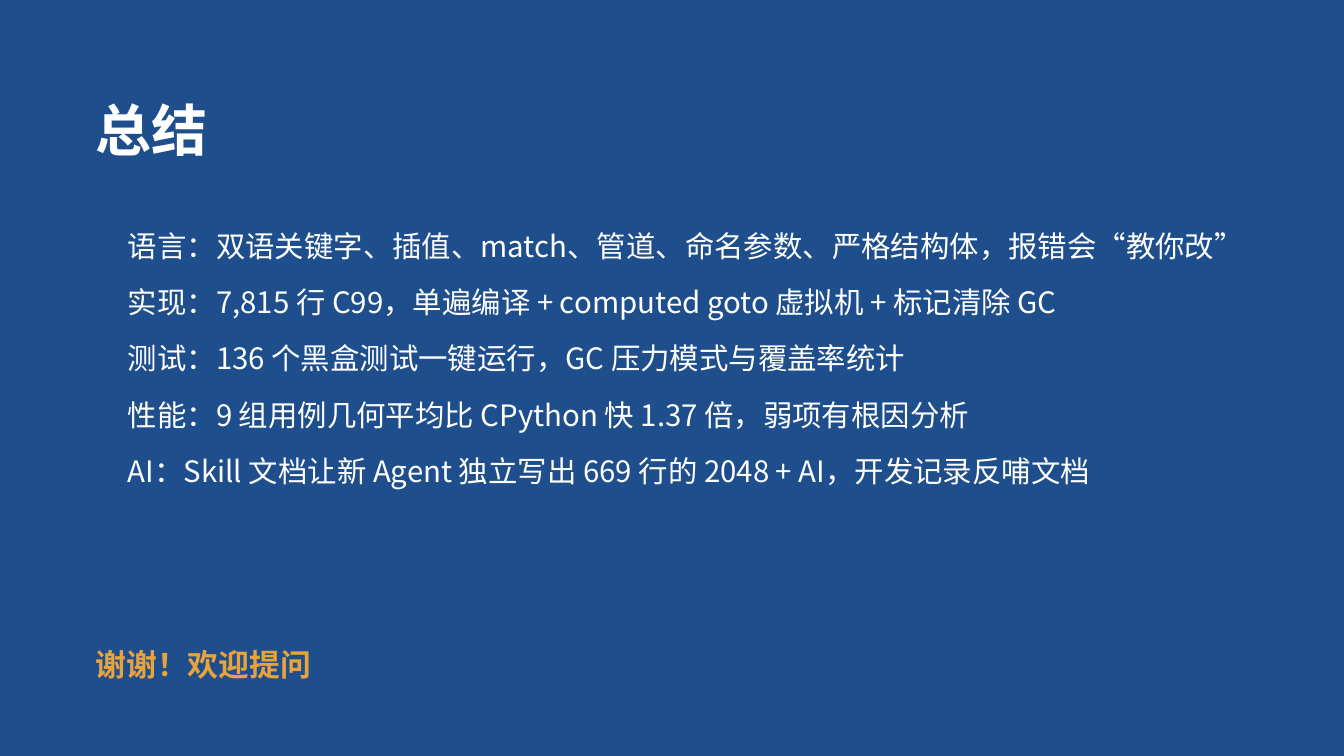
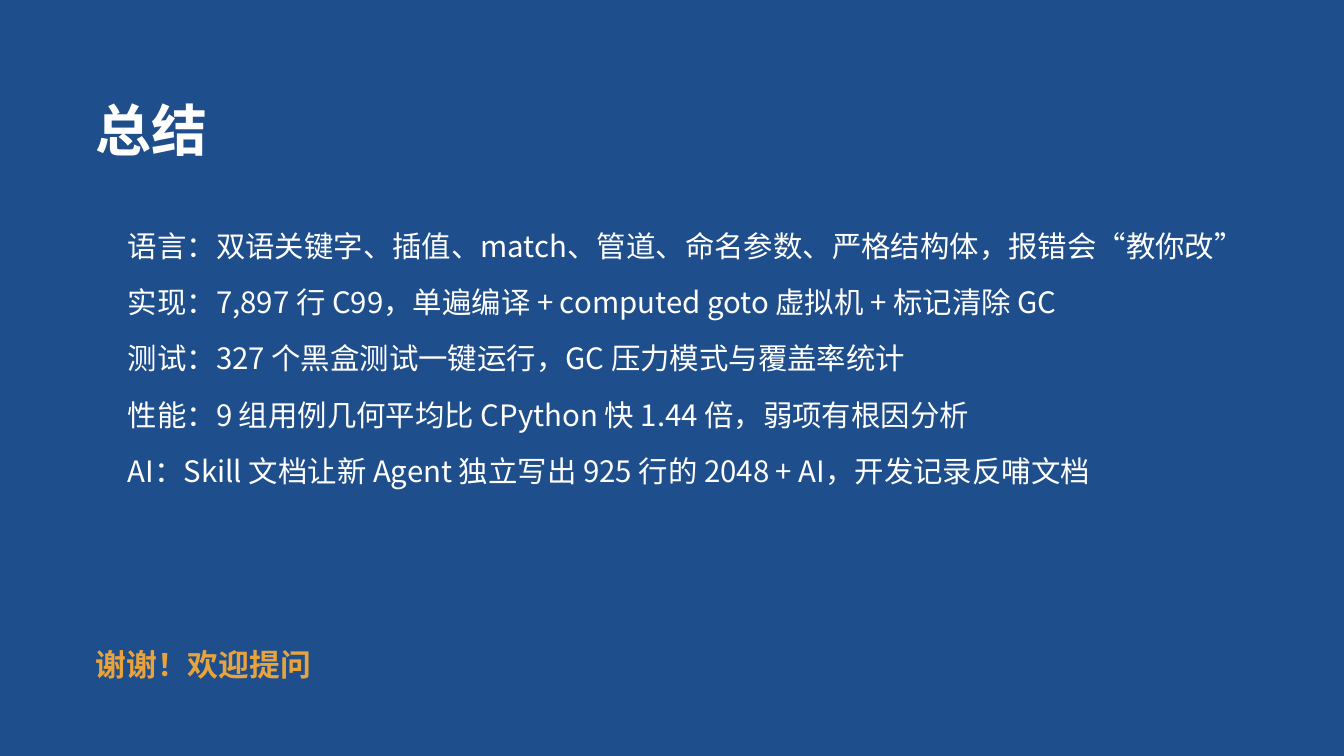
Before and after one commit to Lazyy-star/gzg-lang, a slide deck: slide 18 of docs/GZG语言介绍.pptx. Drawn at 1344x756 pixels with LibreOffice and Linux fonts; fonts in the diff are those of the drawing. Boxes give left, top, right and bottom in pixels: in the first picture for what was removed or moved away, otherwise in the second. Text is boxed around its words. In the diff, an @@ line names an element or a change of style, - is before the commit and + after.

```diff
--- a/docs/GZG语言介绍.pptx
+++ b/docs/GZG语言介绍.pptx
@@ text at bbox=[128, 288, 1090, 490]: text changed @@
-■ 实现：7,815 行 C99，单遍编译 + computed goto 虚拟机 + 标记清除 GC
-■ 测试：136 个黑盒测试一键运行，GC 压力模式与覆盖率统计
-■ 性能：9 组用例几何平均比 CPython 快 1.37 倍，弱项有根因分析
-■ AI：Skill 文档让新 Agent 独立写出 669 行的 2048 + AI，开发记录反哺文档
+■ 实现：7,897 行 C99，单遍编译 + computed goto 虚拟机 + 标记清除 GC
+■ 测试：327 个黑盒测试一键运行，GC 压力模式与覆盖率统计
+■ 性能：9 组用例几何平均比 CPython 快 1.44 倍，弱项有根因分析
+■ AI：Skill 文档让新 Agent 独立写出 925 行的 2048 + AI，开发记录反哺文档
```
Also in this commit, not shown: 11 other slides changed, 3 other files.
